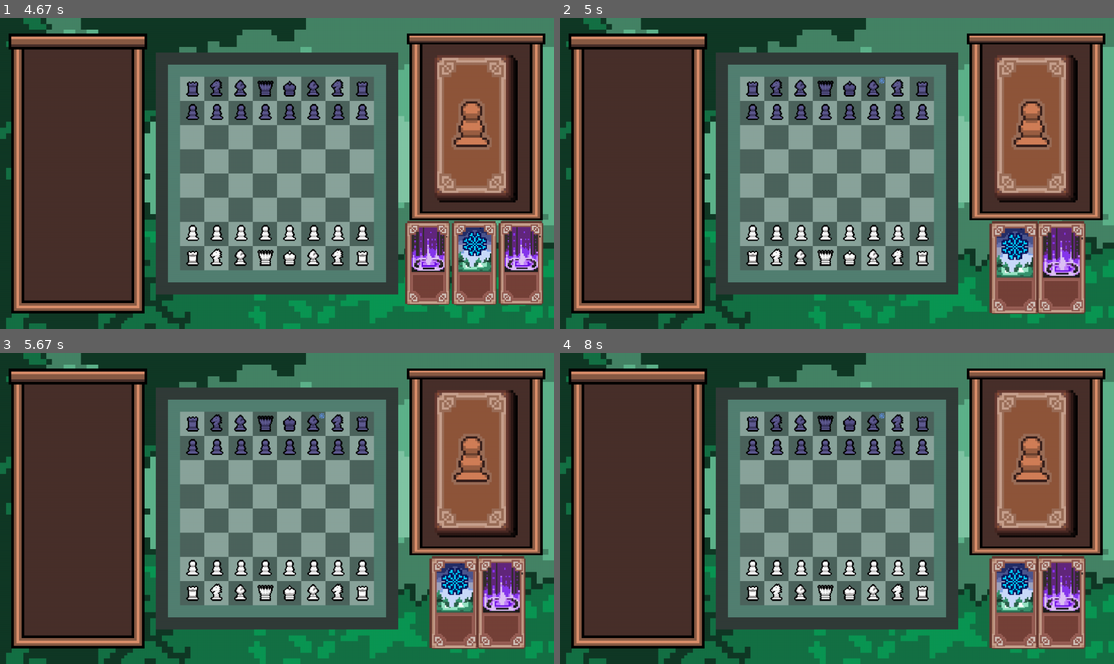
Above: before the commit, frames 1-4 (two rows, left to right).
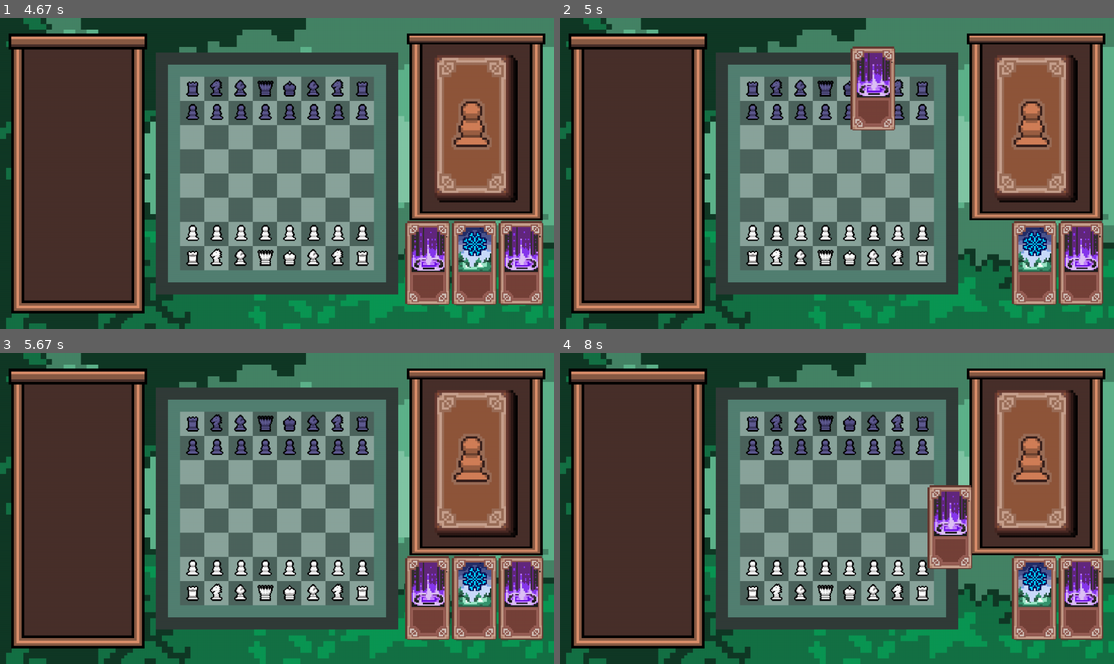
Above: after the commit, the same moments.

Repository: CorentinFinou/Projet-NSI-Chess
Game: pygame game, started from sources/programmes/app.py
Same seed, same stepped clock (60 frames per second), same inputs: the game is played once before the commit and once after it.
Inputs (mouse positions are in pixels of both pictures, inside the frame that each line leads up to):
- Up to frame 1 (4.67 s): press the mouse at (476, 129) at 0.37 s; move the mouse to (382, 198) at 0.47 s; release the mouse at (293, 263) at 0.6 s; press the mouse at (476, 273) at 0.7 s; move the mouse to (398, 254) at 0.8 s; release the mouse at (315, 238) at 0.93 s; press the mouse at (476, 129) at 1.03 s; move the mouse to (421, 129) at 1.13 s; release the mouse at (365, 129) at 1.27 s; press the mouse at (476, 129) at 1.37 s; move the mouse to (371, 207) at 1.47 s; release the mouse at (265, 285) at 1.6 s
- Up to frame 2 (5 s): press the mouse at (986, 263) at 4.7 s; move the mouse to (931, 176) at 4.8 s; release the mouse at (870, 89) at 4.93 s
- Up to frame 3 (5.67 s): press the mouse at (310, 424) at 5.03 s; move the mouse to (216, 415) at 5.13 s; release the mouse at (121, 405) at 5.27 s
- Up to frame 4 (8 s): press the mouse at (986, 598) at 7.87 s; move the mouse to (947, 527) at 7.97 s

Frame 1 is identical in both runs. In frame 2, 7.5% of the frame differs, in the area x 52-99%, y 9-96%; in frame 3, 6.4%; in frame 4, 7.6%, in the area x 57-99%, y 19-96%.

Commit message:
carte gel

Diff:
--- a/sources/programmes/jeu.py
+++ b/sources/programmes/jeu.py
@@ -53,6 +53,7 @@
                 self.couleur = couleur
                 self.sprite = None
                 self.moveable = True
+                self.durations = []
                 self.effets = []
                 self.effetsSprites = {}
 
@@ -87,10 +88,11 @@
             self.sprite.rect.topleft = (self.position[0],self.position[1])
             groupe.add(self.sprite)
 
-        def affichageEffet(self,effet,effetImg,group):
+        def affichageEffet(self,effet,effetImg = None,group = None):
             if effet in self.effets:
                 self.effets.remove(effet)
-                del self.effetsSprites[effet]
+                self.effetsSprites[effet].kill()
+                self.effetsSprites.pop(effet)
             else:
                 self.effets.append(effet)
                 self.effetsSprites[effet] = pygame.sprite.Sprite()
@@ -99,7 +101,13 @@
                 self.effetsSprites[effet].rect.topright = self.sprite.rect.topright
                 group.add(self.effetsSprites[effet])
 
-
+        def inverseEffet(self,effet):
+            self.affichageEffet(effet)
+            for effectDuration in self.durations:
+                if effet in effectDuration:
+                    self.durations.remove(effectDuration)
+            if effet == 'gel':
+                self.moveable = True
 
     def centrer_piece(x,y,imagePiece):
             decalage_x = (fenetrePrincipale.get_size()[0] - (imagePlateau.get_width()/10*8)) / 2
@@ -110,6 +118,7 @@
         def __init__(self, x, y,couleur,aBougé = False):
             pièce.__init__(self,x,y,couleur)
             self.aBoujé = aBougé
+            self.valeur = 20
 
         def avoirType(self):
             return pion
@@ -143,6 +152,7 @@
     class tour(pièce): #pièce marchant, ne plus toucher sauf pour ajout
         def __init__(self, x, y,couleur):
             pièce.__init__(self,x,y,couleur)
+            self.valeur = 50
 
         def symbole(self):
             if self.couleur == 'blanc':
@@ -191,6 +201,7 @@
     class fou(pièce): #pièce marchant, ne plus toucher sauf pour ajout
         def __init__(self, x, y,couleur):
             pièce.__init__(self,x,y,couleur)
+            self.valeur = 35
 
         def symbole(self):
             if self.couleur == 'blanc':
@@ -240,6 +251,7 @@
     class cavalier(pièce): #pièce marchant, ne plus toucher sauf pour ajout
         def __init__(self, x, y,couleur):
             pièce.__init__(self,x,y,couleur)
+            self.valeur = 35
 
         def symbole(self):
             if self.couleur == 'blanc':
@@ -262,6 +274,7 @@
     class reine(pièce): #pièce marchant, ne plus toucher sauf pour ajout
         def __init__(self, x, y,couleur):
             pièce.__init__(self,x,y,couleur)
+            self.valeur = 80
 
         def symbole(self):
             if self.couleur == 'blanc':
@@ -434,18 +447,19 @@
                     self.position = newPos
                 self.affichage()
 
-            def verifierAction(self,joueur,groupeEffet):
+            def verifierAction(self,joueur,groupeEffet,tour):
                 case = plateau1.get_case(self.position[0]+self.sprite.image.get_width()/2,self.position[1]+self.sprite.image.get_height()/2)
                 if case[0]<0 or case[0]>7 or case[1]<0 or case[1]>7:
                     self.modifierPosition(self.origin, False)
                 else:
-                    self.action(case,joueur,groupeEffet)
-
-            def action(self,case,joueur,groupeEffet):
+                    self.action(case,joueur,groupeEffet,tour)
+
+            def action(self,case,joueur,groupeEffet,tour):
                 if plateau1.grille[int(case[1])][int(case[0])].estVide() == False and plateau1.get_object(int(case[1]),int(case[0])).couleur != joueur:
                     target = plateau1.get_object(int(case[1]),int(case[0]))
-                    if self.avoirType() == 'gel' or 'invocation':
+                    if self.avoirType() == 'gel':
                         target.moveable = False
+                        target.durations.append(('gel',tour+2))
                         target.affichageEffet('gel',consts.effetGelImg,groupeEffet)
                         self.sprite.kill()
                         self.jouee = True
@@ -526,7 +540,7 @@
                 cartes.remove(carteRetirée)
 
 
-    def effectuerMouvement(piece,xDest,yDest,groupe, joueur = 'blanc',mat = False, coupPrécédentEffectué = True):
+    def effectuerMouvement(piece,xDest,yDest,groupe,monnaieBlanc,monnaieNoir, joueur = 'blanc',mat = False, coupPrécédentEffectué = True):
         xOr,yOr = piece.avoirPosition()
         try:
             assert plateau1.grille[yOr][xOr].estVide() == False, "Il n'y a pas de pièce sur cette case"
@@ -548,6 +562,11 @@
                 if pieceMangée.avoirType() == roi:
                     mat = True
                     print(f'Partie terminée ! Les {joueur}s ont gagné !')
+                else:
+                    if joueur == 'blanc':
+                        monnaieBlanc += pieceMangée.valeur
+                    else:
+                        monnaieNoir += pieceMangée.valeur
 
             except AssertionError as error:
                 print(error)
@@ -560,7 +579,7 @@
             #print(f'Coup précédent éffectué : {coupPrécédentEffectué}')
             if coupPrécédentEffectué == True :
                 joueur = "blanc" if joueur == "noir" else "noir"
-            return joueur,coupPrécédentEffectué,mat
+            return joueur,coupPrécédentEffectué,mat,monnaieBlanc,monnaieNoir
 
     def centrer(object):
         return fenetrePrincipale.get_size()[0]/2-object.get_size()[0]/2,fenetrePrincipale.get_size()[1]/2-object.get_size()[1]/2
@@ -574,13 +593,26 @@
         cartesJouées = []
         boutonCartes = Bouton(imageShop, imageShop.get_width()/2-imageBoutonCartes.get_width()/2, 50, imageBoutonCartes, ajouterCarte)
         carteActuelle = None
+        tour = 1
         joueur = 'blanc'
+        monnaieBlanc,monnaieNoir = 0,0
         #print(f" \nC'est le tour des {joueur}s")
         for ligne in plateau1.grille:
             for piece in ligne:
                 if piece.contenu!=None:
                     piece.contenu.affichage(spritesPiecesGroupe)
+                    for effectDuration in piece.contenu.durations:
+                        if effectDuration[1] == tour:
+                            print('test')
+                            piece.inverseEffet(effectDuration[0])
         while garderOuvert == True:
+            for ligne in plateau1.grille:
+                for piece in ligne:
+                    if piece.contenu!=None:
+                        for effectDuration in piece.contenu.durations:
+                            if effectDuration[1] == tour:
+                                print('test')
+                                piece.contenu.inverseEffet(effectDuration[0])
             for event in pygame.event.get():
                 if event.type == pygame.KEYDOWN:
                     if event.key == pygame.K_ESCAPE:
@@ -596,10 +628,10 @@
                                     deuxiemeClic = True
                                     xDest,yDest = plateau1.get_case(int(pygame.mouse.get_pos()[0]),pygame.mouse.get_pos()[1])
                                     xDest,yDest = int(xDest),int(yDest)
-                            joueur,coupEffectué,mat = effectuerMouvement(pieceABouger,xDest,yDest,spritesPiecesGroupe,joueur,mat)
+                            joueur,coupEffectué,mat,monnaieBlanc,monnaieNoir = effectuerMouvement(pieceABouger,xDest,yDest,spritesPiecesGroupe,monnaieBlanc,monnaieNoir,joueur,mat)
                             if coupEffectué == True and mat == False:
-                                pass
-                                #print(f" \nC'est le tour des {joueur}s")
+                                tour += 0.5
+                                print(monnaieBlanc,monnaieNoir)
                     if event.button == 1 :
                         pos = pygame.mouse.get_pos()
                         if boutonCartes.verifier_clic((pos[0]-((fenetrePrincipale.get_size()[0]-imageShop.get_size()[0]-20)),pos[1]-((fenetrePrincipale.get_size()[1]*0.10)//2))) == True:
@@ -617,7 +649,7 @@
                     if carteActuelle:
                         if cartes != [] and carteActuelle.selectionnee:
                             carteActuelle.selectionnee = False
-                            carteActuelle.verifierAction(joueur,spritesEffetsGroup)
+                            carteActuelle.verifierAction(joueur,spritesEffetsGroup,tour)
                             if carteActuelle.jouee == True:
                                 cartesJouées.append(carteActuelle)
                                 centrerCartes(cartes,spritesCartesGroup,False,carteActuelle)
